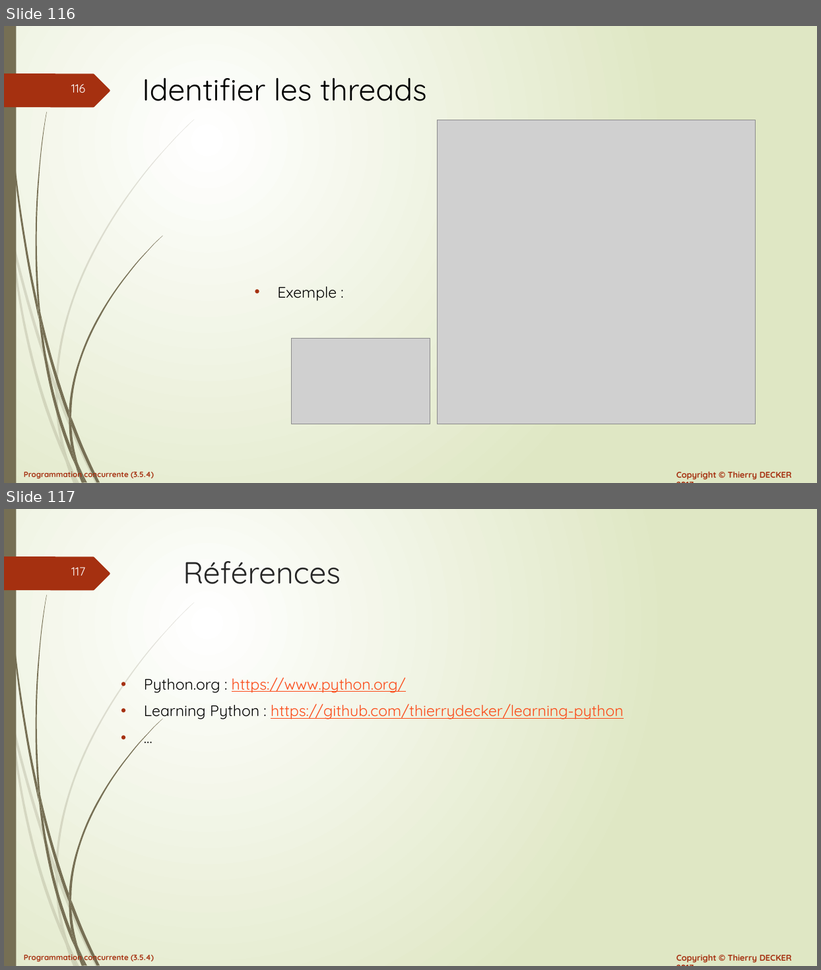
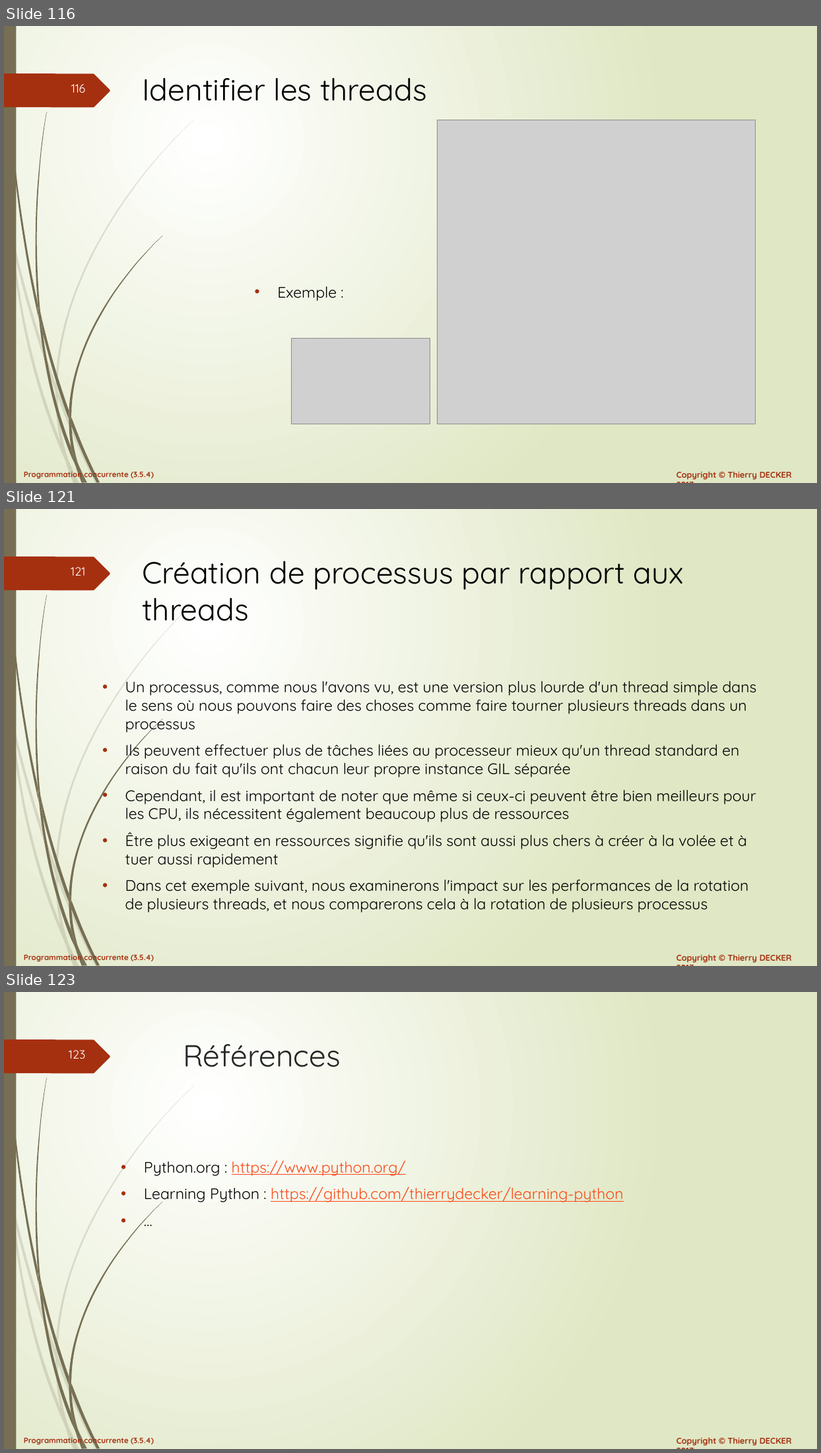
Before and after one commit to VikmanTheRacoon/learning-python, a slide deck: documentations/python-103.pptx. Shown one above the other, each under a label of ours: slides 116 and 117 before the commit, slides 116, 121 and 123 after it; the slides between them are not shown. The pictures are 821x970 and 821x1453 pixels, drawn with LibreOffice and Linux fonts; fonts in the diff are those of the drawing; grey boxes stand for pictures. Boxes give left, top, right and bottom in pixels: in the first picture for what was removed or moved away, otherwise in the second. Text is boxed around its words. In the diff, an @@ line names an element or a change of style, - is before the commit and + after.

```diff
--- a/documentations/python-103.pptx
+++ b/documentations/python-103.pptx
@@ slide 121 added at <box>4,509,817,966</box>, background gradient #FFFFFF to #DFE8C4; not listed: 27 template elements that a slide beside it also shows @@
@@ title added at <box>142,561,684,621</box>, 36 pt, text #000000 @@
+Création de processus par rapport aux threads
@@ text added at <box>125,681,757,913</box>, 18 pt, text #000000 @@
+• Un processus, comme nous l'avons vu, est une version plus lourde d'un thread simple dans le sens où nous pouvons faire des choses comme faire tourner plusieurs threads dans un processus
+• Ils peuvent effectuer plus de tâches liées au processeur mieux qu'un thread standard en raison du fait qu'ils ont chacun leur propre instance GIL séparée
+• Cependant, il est important de noter que même si ceux-ci peuvent être bien meilleurs pour les CPU, ils nécessitent également beaucoup plus de ressources
+• Être plus exigeant en ressources signifie qu'ils sont aussi plus chers à créer à la volée et à tuer aussi rapidement
+• Dans cet exemple suivant, nous examinerons l'impact sur les performances de la rotation de plusieurs threads, et nous comparerons cela à la rotation de plusieurs processus
@@ what was slide 117 is now slide 123 @@
@@ page number at <box>69,1050,86,1059</box>: text changed @@
-117
+123
```
Also in this commit, not shown: 5 other slides added, 1 other file.
